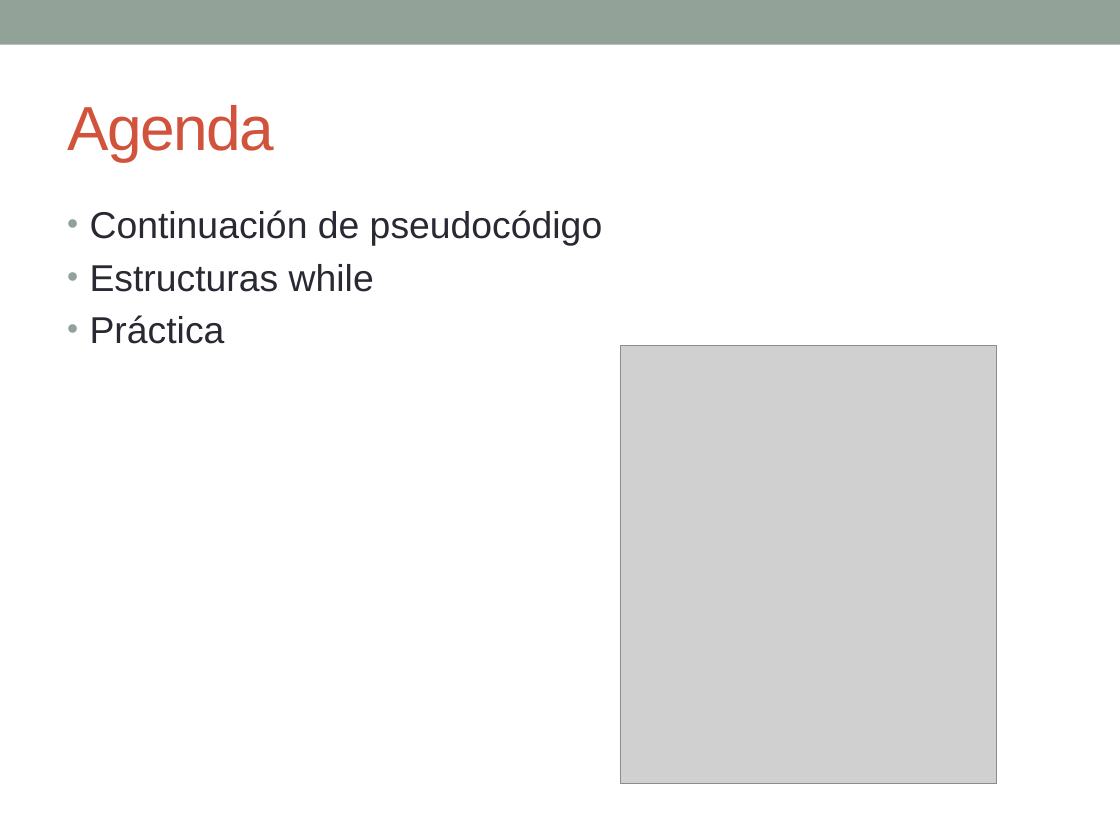
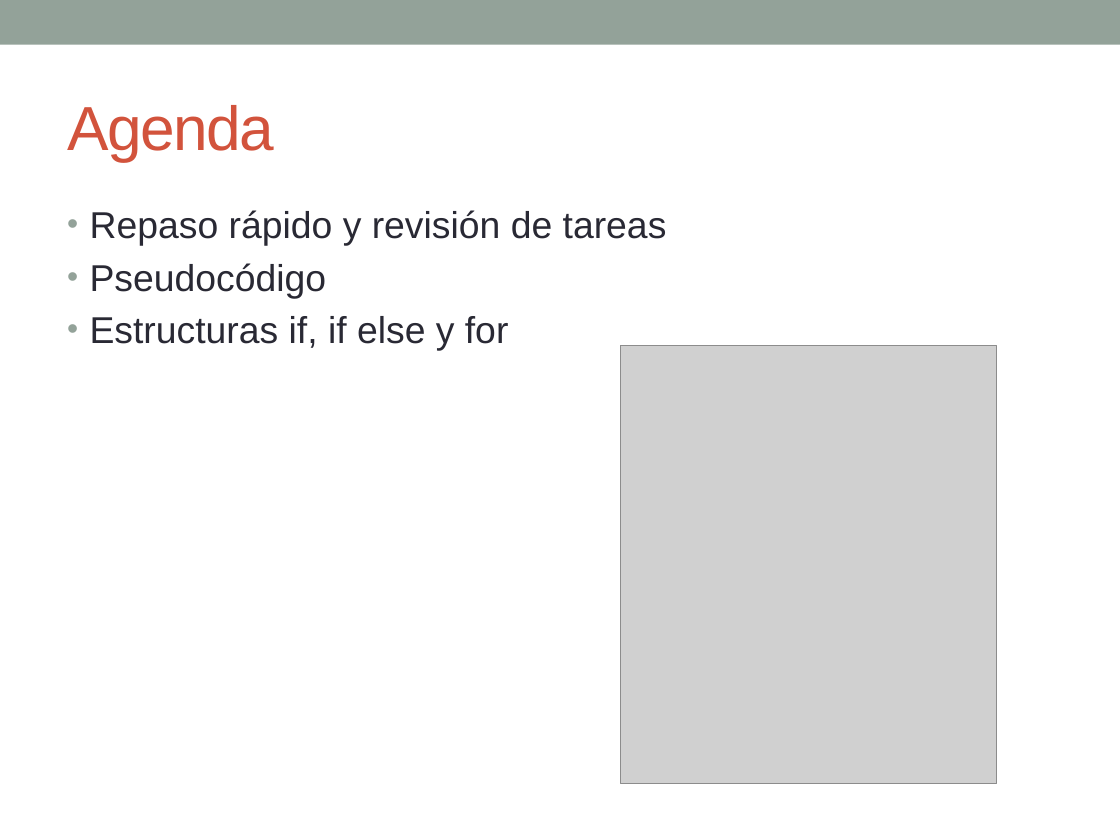
Before and after one commit to esolorzanob/UPI_Introduccion, a slide deck: slide 2 of Semana 4.pptx. Drawn at 1120x840 pixels with LibreOffice and Linux fonts; fonts in the diff are those of the drawing; grey boxes stand for pictures. Boxes give left, top, right and bottom in pixels: in the first picture for what was removed or moved away, otherwise in the second. Text is boxed around its words. In the diff, an @@ line names an element or a change of style, - is before the commit and + after.

```diff
--- a/Semana 4.pptx
+++ b/Semana 4.pptx
@@ text at <box>90,210,667,351</box>: text changed @@
-• Continuación de pseudocódigo
-• Estructuras while
-• Práctica
+• Repaso rápido y revisión de tareas
+• Pseudocódigo
+• Estructuras if, if else y for
```
Also in this commit, not shown: 5 other slides changed, 8 slides added, 5 slides removed, 25 other files.
